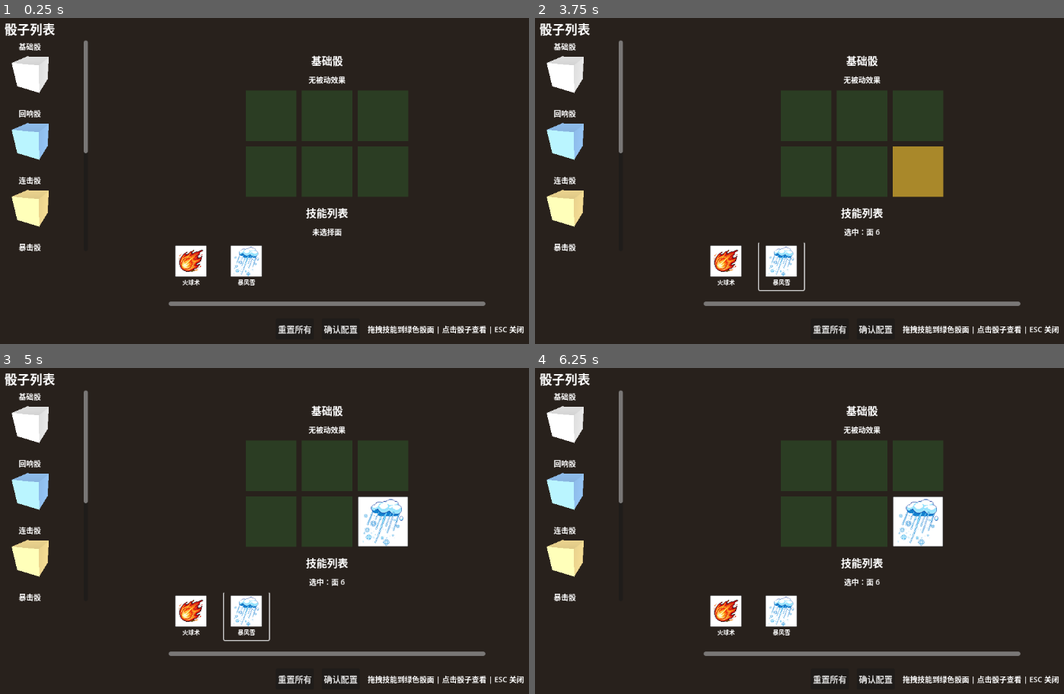
Above: before the commit, frames 1-4 (two rows, left to right).
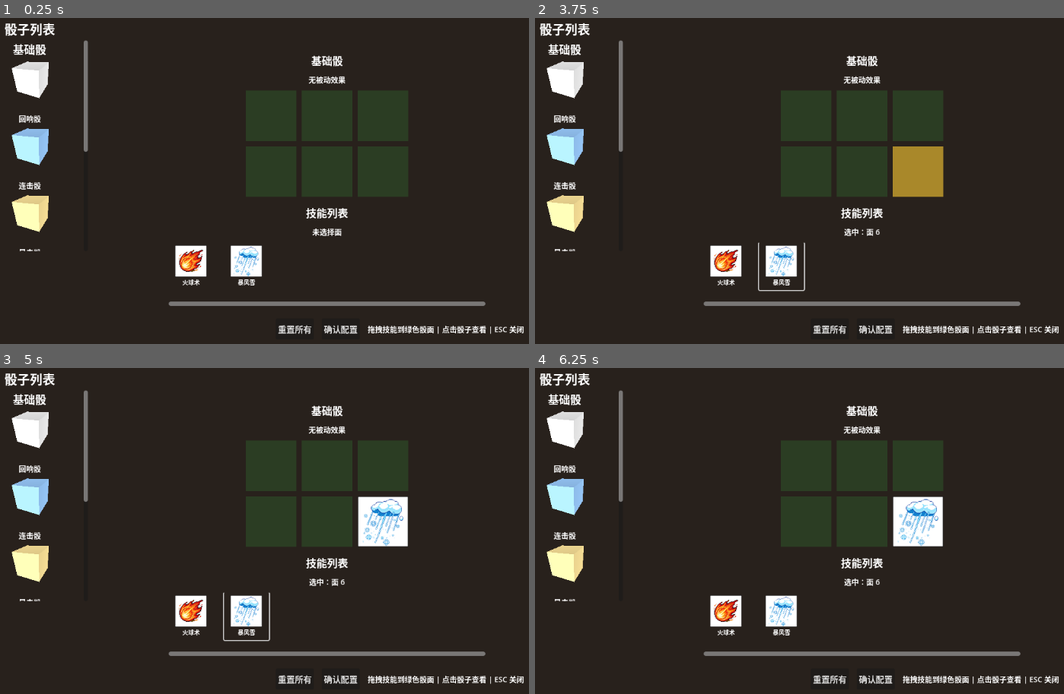
Above: after the commit, the same moments.

Repository: Beezui/trae_godot_dice
Game: Godot game, scene res://scenes/ui/skill_equip_ui_new.tscn
The game is run twice, just before and just after one commit, with the same random seed, the same clock (stepped at 60 frames per second) and the same inputs. This scene is started directly instead of the project's main scene.
Inputs (mouse positions are in pixels of both pictures, inside the frame that each line leads up to):
- Up to frame 1 (0.25 s): no input
- Up to frame 2 (3.75 s): click (725, 265) at 0.5 s; click (783, 265) at 1.25 s; click "重置所有" at 2 s; click "确认配置" at 2.75 s; tap Enter (ui_accept) at 3.5 s; move the mouse to (931, 161) at 3.52 s; hold Up (ui_up) from 3.53 s (still down); tap 1 at 3.6 s; click (931, 161) at 3.67 s
- Up to frame 3 (5 s): tap Enter (ui_accept) at 3.77, 4.25 s; release Up (ui_up) at 4.25 s; drag from (142, 547) to (232, 596) at 4.27 s
- Up to frame 4 (6.25 s): tap Enter (ui_accept) at 5 s; move the mouse to (862, 456) at 5.02 s; hold Up (ui_up) 5.03-5.75 s; tap 3 at 5.1 s; drag from (767, 596) to (619, 478) at 5.77 s

The runs differ from the first frame. In frame 1, 1.5% of the frame differs, in the area x 2-17%, y 7-72%; in frame 2, 1.5%; in frame 3, 1.5%; in frame 4, 1.5%.

Commit message:
feat: 优化骰子选中效果
- 放大比例提升至 50%
- 选中第一个骰子时列表自动向下偏移避免截断
- 选中时同步放大字体避免模糊 (14→21)
- 修复点击下方骰子时列表自动滚动问题

Diff:
--- a/scenes/ui/skill_equip_ui_new.gd
+++ b/scenes/ui/skill_equip_ui_new.gd
@@ -28,6 +28,7 @@
 var dice_viewports = {}    # { instance_id: SubViewport }
 var dice_sv_containers = {}  # { instance_id: SubViewportContainer }
 var dice_content_containers = {}  # { instance_id: VBoxContainer }
+var dice_labels = {}       # { instance_id: Label }
 
 
 func _ready():
@@ -162,7 +163,11 @@
 	label.add_theme_font_size_override("font_size", 14)
 	label.size_flags_horizontal = Control.SIZE_SHRINK_CENTER
 	label.size_flags_vertical = Control.SIZE_SHRINK_CENTER
+	label.texture_filter = CanvasItem.TEXTURE_FILTER_NEAREST  # 缩放时保持清晰
 	content_container.add_child(label)  # 添加到 content_container
+
+	# 保存 label 引用以便后续调整字体
+	dice_labels[instance_id] = label
 
 	# 创建 SubViewport（渲染 3D 内容）
 	var viewport = SubViewport.new()
@@ -361,6 +366,10 @@
 
 ## 骰子按钮点击
 func _on_dice_button_pressed(instance_id: int):
+	# 保存当前滚动位置
+	var scroll_container = $MainContainer/LeftPanel/DiceListScroll as ScrollContainer
+	var old_scroll_pos = scroll_container.scroll_vertical
+
 	selected_instance_id = instance_id
 	selected_face_index = -1
 
@@ -370,9 +379,22 @@
 	# 刷新中间面板
 	_refresh_center_panel()
 
+	# 延迟恢复滚动位置（等待布局完成）
+	if scroll_container:
+		scroll_container.call_deferred("set", "scroll_vertical", old_scroll_pos)
+
 
 ## 更新骰子选中高亮
 func _update_dice_selection_highlight():
+	var scroll_container = $MainContainer/LeftPanel/DiceListScroll as ScrollContainer
+	var first_instance_id = -1
+	if dice_content_containers.size() > 0:
+		first_instance_id = dice_content_containers.keys()[0]
+
+	# 计算是否需要向上偏移（选中的是第一个骰子时）
+	# 放大 50% 时，120 高度的骰子变为 180，上半部分增加 30
+	var offset_y = 30.0 if selected_instance_id == first_instance_id else 0.0
+
 	# 缩放 content_container（包含 label 和 sv_container）
 	for instance_id in dice_content_containers:
 		var content_container = dice_content_containers[instance_id]
@@ -380,13 +402,25 @@
 			continue
 
 		if instance_id == selected_instance_id:
-			# 选中状态：放大 20%，设置 pivot 为中心
+			# 选中状态：放大 50%，设置 pivot 为中心
 			content_container.pivot_offset = content_container.size / 2.0
-			content_container.scale = Vector2(1.2, 1.2)
+			content_container.scale = Vector2(1.5, 1.5)
+			# 同步放大字体，避免模糊
+			var label = dice_labels.get(instance_id)
+			if label and is_instance_valid(label):
+				label.add_theme_font_size_override("font_size", 21)  # 14 * 1.5 = 21
 		else:
 			# 未选中：恢复原始尺寸
 			content_container.pivot_offset = content_container.size / 2.0
 			content_container.scale = Vector2(1.0, 1.0)
+			# 恢复字体大小
+			var label = dice_labels.get(instance_id)
+			if label and is_instance_valid(label):
+				label.add_theme_font_size_override("font_size", 14)
+
+	# 在缩放完成后调整滚动位置，补偿第一个骰子的高度增加
+	if offset_y > 0 and scroll_container:
+		scroll_container.call_deferred("set", "scroll_vertical", max(0, scroll_container.scroll_vertical - offset_y))
 
 
 ## 刷新中间面板
